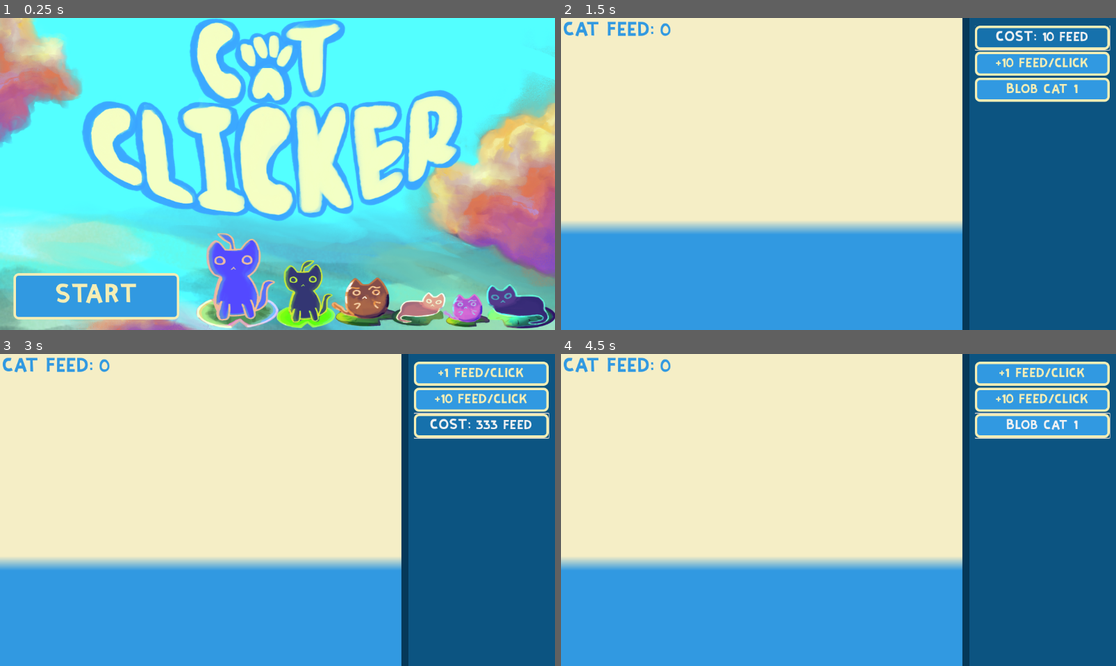
Above: before the commit, frames 1-4 (two rows, left to right).
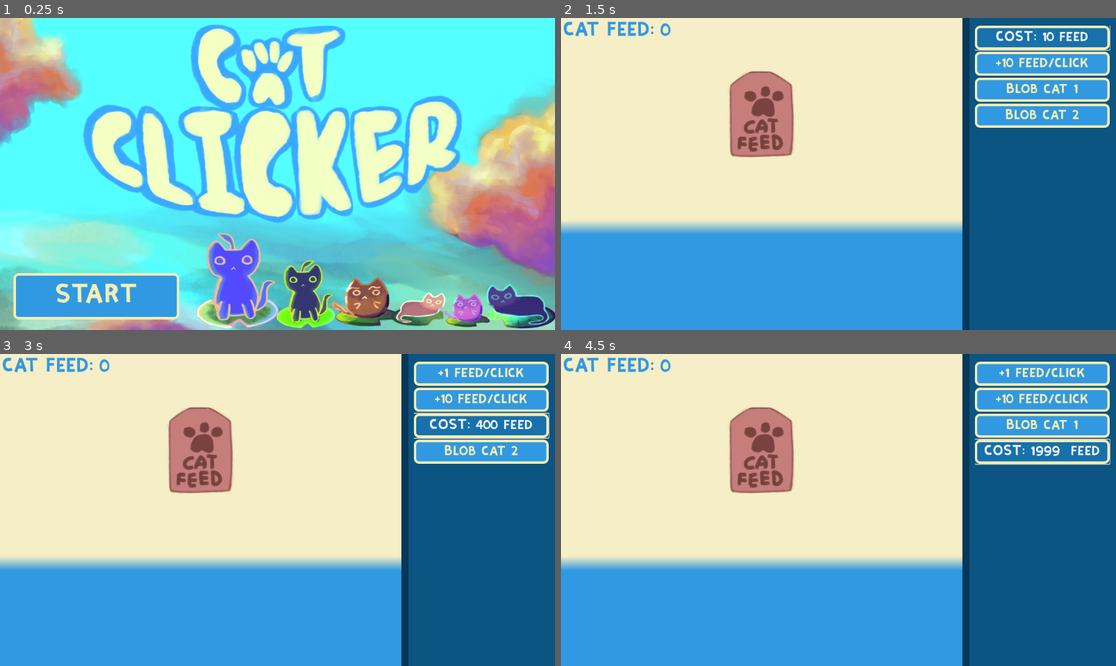
Above: after the commit, the same moments.

Repository: variidian/clicker-game
Game: Godot game, scene res://scenes/start_menu.tscn
The game is run twice, just before and just after one commit, with the same random seed, the same clock (stepped at 60 frames per second) and the same inputs.
Inputs (mouse positions are in pixels of both pictures, inside the frame that each line leads up to):
- Up to frame 1 (0.25 s): no input
- Up to frame 2 (1.5 s): click "START" at 0.5 s; click "+1 feed/click" at 1.25 s
- Up to frame 3 (3 s): click "COST: 10 feed" at 2 s; click "Blob cat 1" at 2.75 s
- Up to frame 4 (4.5 s): click "COST: 333 feed" (after the commit: "COST: 40 0 feed") at 3.5 s; click (1043, 450) at 4.25 s, where only the run after the commit has a clickable "Blob cat 2"

The runs differ from the first frame. In frame 1, 7.8% of the frame differs, in the area x 14-100%, y 0-66%; in frame 2, 4.9%; in frame 3, 5.1%; in frame 4, 5.4%.

Commit message:
animations/sprites
- another blobcat
- movement animations for both blobcats
-  main menu animation
- sprite + animation of logo

Diff:
--- a/scenes/main_scene.gd
+++ b/scenes/main_scene.gd
@@ -3,25 +3,30 @@
 @onready var button = $ScrollContainer/VBoxContainer/Button
 @onready var button2 = $ScrollContainer/VBoxContainer/Button2
 @onready var button3 = $ScrollContainer/VBoxContainer/Button3
+@onready var button4 = $ScrollContainer/VBoxContainer/Button4
 @onready var clicky = int(0)
 @onready var additional_clicks = 0
 @onready var animation = $AnimationPlayer
+@onready var blobcat1_bought := false
+@onready var blobcat2_bought := false
+@onready var catfeed_animation = $cat_feed_animation
+@onready var blobcat2_animation = $blobcat2_animation
 var can_click := false
 func _on_button_mouse_entered() -> void: #show price on hover
 	button.text = 'COST: 10  feed'
-	can_click = false
 func _on_button_mouse_exited() -> void:  #remove price after hover
 	button.text = '+1 feed/click'
 
 func _on_button_2_mouse_entered() -> void:
 	button2.text = 'COST: 99  feed'
-	can_click = false
 func _on_button_2_mouse_exited() -> void:
 	button2.text = '+10  feed/click'
 
 func _on_button_3_mouse_entered() -> void:
-	button3.text = "COST: 333 feed"
-	can_click = false
+	if not blobcat1_bought:
+		button3.text = "COST: 40 0  feed"
+	else:
+		button3.text = "BOUGHT"
 func _on_button_3_mouse_exited() -> void:
 	button3.text = "Blob cat 1"
 
@@ -30,6 +35,8 @@
 	if can_click:
 		if Input.is_action_just_pressed("click"):
 			clicky += int(1) + int(additional_clicks)
+			catfeed_animation.play("catfeed")
+			click.play()
 
 
 
@@ -46,13 +53,54 @@
 
 
 func _on_button_3_pressed() -> void: #blob cat (purchase)
-	if clicky >= 333:
-		clicky -= 333
+	if clicky >= 400 and not blobcat1_bought:
+		clicky -= 400
 		animation.play("blobcat1_entry")
+		random_meow()
+		blobcat1_bought = true
 
-
+func random_meow():
+	var random_float = randf()
+	randomize()
+	if random_float <= 0.32:
+		meow.play()
+	if random_float >= 0.33 and random_float <= 0.66:
+		meow1.play()
+	if random_float >= 0.67:
+		meow2.play()
 
 func _on_area_2d_mouse_entered() -> void:
 	can_click = true
 func _on_area_2d_mouse_exited() -> void:
 	can_click = false
+
+
+func _on_meow_2d_mouse_entered() -> void:
+	random_meow()
+
+
+func _on_animation_player_animation_finished(anim_name: StringName) -> void:
+	if anim_name == "blobcat1_entry":
+		animation.play("blobcat1_move")
+		print("blobcat1 entry finished - starting movement")
+
+
+func _on_button_4_mouse_entered() -> void:
+	if not blobcat2_bought:
+			button4.text = "COST: 1999  feed"
+	else:
+		button4.text = "BOUGHT"
+func _on_button_4_mouse_exited() -> void:
+	button4.text = "Blob cat 2"
+func _on_button_4_pressed() -> void:
+	if clicky >= 1999 and not blobcat2_bought:
+		clicky -= 1999
+		blobcat2_animation.play("blobcat2_entry")
+		random_meow()
+		blobcat2_bought = true
+
+
+func _on_blobcat_2_animation_animation_finished(anim_name: StringName) -> void:
+	if anim_name == "blobcat2_entry":
+		blobcat2_animation.play("blobcat2_move")
+		print("blobcat2 entry finished - starting movement")
--- a/scenes/main_scene.tscn
+++ b/scenes/main_scene.tscn
@@ -1,8 +1,10 @@
-[gd_scene load_steps=11 format=3 uid="uid://1dv6ilarv55s"]
+[gd_scene load_steps=21 format=3 uid="uid://1dv6ilarv55s"]
 
 [ext_resource type="Script" uid="uid://ih4sb51jg2l2" path="res://scenes/main_scene.gd" id="1_pw63i"]
 [ext_resource type="Theme" uid="uid://bodvmfg5g7y4n" path="res://assets/theme.tres" id="1_w2twt"]
 [ext_resource type="Texture2D" uid="uid://bbm8ihna3gjks" path="res://assets/blobcat1.png" id="3_7ykc4"]
+[ext_resource type="Texture2D" uid="uid://vdbwyw60vnmd" path="res://assets/cat_feed.png" id="4_pu3yx"]
+[ext_resource type="Texture2D" uid="uid://bgpngeaoshuw5" path="res://assets/blobcat2.png" id="5_gubc5"]
 
 [sub_resource type="StyleBoxFlat" id="StyleBoxFlat_pw63i"]
 bg_color = Color(0.9607843, 0.93333334, 0.7764706, 1)
@@ -18,13 +20,55 @@
 border_width_left = 15
 border_color = Color(0.021848112, 0.21956176, 0.34773603, 1)
 
+[sub_resource type="RectangleShape2D" id="RectangleShape2D_pu3yx"]
+size = Vector2(186.26892, 429.42935)
+
+[sub_resource type="Animation" id="Animation_gubc5"]
+length = 0.001
+tracks/0/type = "value"
+tracks/0/imported = false
+tracks/0/enabled = true
+tracks/0/path = NodePath("blobcat1:position")
+tracks/0/interp = 1
+tracks/0/loop_wrap = true
+tracks/0/keys = {
+"times": PackedFloat32Array(0),
+"transitions": PackedFloat32Array(1),
+"update": 0,
+"values": [Vector2(-168, 445)]
+}
+tracks/1/type = "value"
+tracks/1/imported = false
+tracks/1/enabled = true
+tracks/1/path = NodePath("Sprite2D:scale")
+tracks/1/interp = 1
+tracks/1/loop_wrap = true
+tracks/1/keys = {
+"times": PackedFloat32Array(0),
+"transitions": PackedFloat32Array(1),
+"update": 0,
+"values": [Vector2(0.6650001, 0.65625)]
+}
+tracks/2/type = "value"
+tracks/2/imported = false
+tracks/2/enabled = true
+tracks/2/path = NodePath("blobcat2:position")
+tracks/2/interp = 1
+tracks/2/loop_wrap = true
+tracks/2/keys = {
+"times": PackedFloat32Array(0),
+"transitions": PackedFloat32Array(1),
+"update": 0,
+"values": [Vector2(80, 464.99997)]
+}
+
 [sub_resource type="Animation" id="Animation_pu3yx"]
 resource_name = "blobcat1_entry"
 length = 3.0
 tracks/0/type = "value"
 tracks/0/imported = false
 tracks/0/enabled = true
-tracks/0/path = NodePath("Sprite2D:position")
+tracks/0/path = NodePath("blobcat1:position")
 tracks/0/interp = 1
 tracks/0/loop_wrap = true
 tracks/0/keys = {
@@ -34,29 +78,110 @@
 "values": [Vector2(-168, 445), Vector2(39, 493), Vector2(162, 388), Vector2(224, 444), Vector2(197, 450.99997)]
 }
 
-[sub_resource type="Animation" id="Animation_gubc5"]
-length = 0.001
-tracks/0/type = "value"
-tracks/0/imported = false
-tracks/0/enabled = true
-tracks/0/path = NodePath("Sprite2D:position")
-tracks/0/interp = 1
-tracks/0/loop_wrap = true
-tracks/0/keys = {
-"times": PackedFloat32Array(0),
-"transitions": PackedFloat32Array(1),
-"update": 0,
-"values": [Vector2(-168, 445)]
+[sub_resource type="Animation" id="Animation_7ykc4"]
+resource_name = "blobcat1_move"
+length = 17.0
+loop_mode = 2
+tracks/0/type = "value"
+tracks/0/imported = false
+tracks/0/enabled = true
+tracks/0/path = NodePath("blobcat1:position")
+tracks/0/interp = 1
+tracks/0/loop_wrap = true
+tracks/0/keys = {
+"times": PackedFloat32Array(0, 1.5333333, 2.291698, 3.5333333, 5, 6.1666665, 8.166667, 10.1, 12.4, 13.966666, 16.966667),
+"transitions": PackedFloat32Array(1, 1, 1, 1, 1, 1, 1, 1, 1, 1, 1),
+"update": 0,
+"values": [Vector2(197, 450.99997), Vector2(150.99998, 422), Vector2(150.99998, 422), Vector2(150, 389), Vector2(280, 403.99997), Vector2(379, 405), Vector2(379, 405), Vector2(466, 472.99997), Vector2(559, 447), Vector2(647, 382), Vector2(647, 382)]
+}
+
+[sub_resource type="Animation" id="Animation_18nlu"]
+resource_name = "blobcat2_move"
+length = 12.0
+loop_mode = 2
+tracks/0/type = "value"
+tracks/0/imported = false
+tracks/0/enabled = true
+tracks/0/path = NodePath("blobcat2:position")
+tracks/0/interp = 1
+tracks/0/loop_wrap = true
+tracks/0/keys = {
+"times": PackedFloat32Array(0, 1.0071187, 2.5333333, 4.0666666, 5.076561, 6.6666665, 8.1, 9.413431, 12),
+"transitions": PackedFloat32Array(1, 1, 1, 1, 1, 1, 1, 1, 1),
+"update": 0,
+"values": [Vector2(976, 368), Vector2(976, 368), Vector2(912.99994, 405), Vector2(846.99994, 419), Vector2(846.99994, 419), Vector2(925, 450), Vector2(1000, 388.99997), Vector2(1000, 388.99997), Vector2(939.99994, 390)]
 }
 
 [sub_resource type="AnimationLibrary" id="AnimationLibrary_rt2n2"]
 _data = {
 &"RESET": SubResource("Animation_gubc5"),
-&"blobcat1_entry": SubResource("Animation_pu3yx")
+&"blobcat1_entry": SubResource("Animation_pu3yx"),
+&"blobcat1_move": SubResource("Animation_7ykc4"),
+&"blobcat2_move": SubResource("Animation_18nlu")
 }
 
 [sub_resource type="RectangleShape2D" id="RectangleShape2D_7ykc4"]
-size = Vector2(809, 435)
+size = Vector2(190, 225)
+
+[sub_resource type="Animation" id="Animation_rt2n2"]
+resource_name = "catfeed"
+length = 0.5
+tracks/0/type = "value"
+tracks/0/imported = false
+tracks/0/enabled = true
+tracks/0/path = NodePath("Sprite2D:scale")
+tracks/0/interp = 1
+tracks/0/loop_wrap = true
+tracks/0/keys = {
+"times": PackedFloat32Array(0, 0.26666668, 0.5),
+"transitions": PackedFloat32Array(1, 1, 1),
+"update": 0,
+"values": [Vector2(0.6650001, 0.65625), Vector2(0.4, 0.5), Vector2(0.6650001, 0.65625)]
+}
+
+[sub_resource type="AnimationLibrary" id="AnimationLibrary_c16ls"]
+_data = {
+&"catfeed": SubResource("Animation_rt2n2")
+}
+
+[sub_resource type="Animation" id="Animation_c16ls"]
+resource_name = "blobcat2_entry"
+length = 5.0
+tracks/0/type = "value"
+tracks/0/imported = false
+tracks/0/enabled = true
+tracks/0/path = NodePath("blobcat2:position")
+tracks/0/interp = 1
+tracks/0/loop_wrap = true
+tracks/0/keys = {
+"times": PackedFloat32Array(0, 1.1, 2.0666666, 3.1, 3.9666667, 5),
+"transitions": PackedFloat32Array(1, 1, 1, 1, 1, 1),
+"update": 0,
+"values": [Vector2(80, 464.99997), Vector2(467, 452), Vector2(672, 415.00003), Vector2(773, 414), Vector2(990, 456), Vector2(976, 368)]
+}
+
+[sub_resource type="Animation" id="Animation_c1pb6"]
+resource_name = "blobcat2_move"
+length = 12.0
+loop_mode = 2
+tracks/0/type = "value"
+tracks/0/imported = false
+tracks/0/enabled = true
+tracks/0/path = NodePath("blobcat2:position")
+tracks/0/interp = 1
+tracks/0/loop_wrap = true
+tracks/0/keys = {
+"times": PackedFloat32Array(0, 1.0071187, 2.5333333, 4.0666666, 5.076561, 6.6666665, 8.1, 9.413431, 12),
+"transitions": PackedFloat32Array(1, 1, 1, 1, 1, 1, 1, 1, 1),
+"update": 0,
+"values": [Vector2(976, 368), Vector2(976, 368), Vector2(912.99994, 405), Vector2(846.99994, 419), Vector2(846.99994, 419), Vector2(925, 450), Vector2(1000, 388.99997), Vector2(1000, 388.99997), Vector2(939.99994, 390)]
+}
+
+[sub_resource type="AnimationLibrary" id="AnimationLibrary_6wevv"]
+_data = {
+&"blobcat2_entry": SubResource("Animation_c16ls"),
+&"blobcat2_move": SubResource("Animation_c1pb6")
+}
 
 [node name="main_scene" type="Node2D"]
 script = ExtResource("1_pw63i")
@@ -71,6 +196,7 @@
 offset_top = 420.0
 offset_right = 1152.0
 offset_bottom = 648.0
+mouse_filter = 1
 theme_override_styles/panel = SubResource("StyleBoxFlat_7ykc4")
 
 [node name="shop" type="Panel" parent="."]
@@ -110,6 +236,13 @@
 theme = ExtResource("1_w2twt")
 text = "Blob cat 1"
 
+[node name="Button4" type="Button" parent="ScrollContainer/VBoxContainer"]
+custom_minimum_size = Vector2(280, 50)
+layout_mode = 2
+size_flags_vertical = 2
+theme = ExtResource("1_w2twt")
+text = "Blob cat 2"
+
 [node name="Label" type="Label" parent="."]
 offset_left = 4.0
 offset_top = 12.0
@@ -118,11 +251,17 @@
 theme = ExtResource("1_w2twt")
 text = "CAT FEED: 0"
 
-[node name="Sprite2D" type="Sprite2D" parent="."]
+[node name="blobcat1" type="Sprite2D" parent="."]
 position = Vector2(-168, 445)
 scale = Vector2(0.64673907, 0.666)
 texture = ExtResource("3_7ykc4")
 
+[node name="meow2d" type="Area2D" parent="blobcat1"]
+
+[node name="CollisionShape2D" type="CollisionShape2D" parent="blobcat1/meow2d"]
+position = Vector2(-69.57984, 7.5075655)
+shape = SubResource("RectangleShape2D_pu3yx")
+
 [node name="AnimationPlayer" type="AnimationPlayer" parent="."]
 libraries = {
 &"": SubResource("AnimationLibrary_rt2n2")
@@ -131,8 +270,28 @@
 [node name="Area2D" type="Area2D" parent="."]
 
 [node name="CollisionShape2D" type="CollisionShape2D" parent="Area2D"]
-position = Vector2(419.5, 218)
+position = Vector2(417, 202.5)
 shape = SubResource("RectangleShape2D_7ykc4")
+
+[node name="Sprite2D" type="Sprite2D" parent="."]
+position = Vector2(414, 196.00002)
+scale = Vector2(0.6650001, 0.65625)
+texture = ExtResource("4_pu3yx")
+
+[node name="blobcat2" type="Sprite2D" parent="."]
+position = Vector2(80, 464.99997)
+scale = Vector2(0.83816427, 0.786)
+texture = ExtResource("5_gubc5")
+
+[node name="cat_feed_animation" type="AnimationPlayer" parent="."]
+libraries = {
+&"": SubResource("AnimationLibrary_c16ls")
+}
+
+[node name="blobcat2_animation" type="AnimationPlayer" parent="."]
+libraries = {
+&"": SubResource("AnimationLibrary_6wevv")
+}
 
 [connection signal="mouse_entered" from="ScrollContainer/VBoxContainer/Button" to="." method="_on_button_mouse_entered"]
 [connection signal="mouse_exited" from="ScrollContainer/VBoxContainer/Button" to="." method="_on_button_mouse_exited"]
@@ -143,5 +302,11 @@
 [connection signal="mouse_entered" from="ScrollContainer/VBoxContainer/Button3" to="." method="_on_button_3_mouse_entered"]
 [connection signal="mouse_exited" from="ScrollContainer/VBoxContainer/Button3" to="." method="_on_button_3_mouse_exited"]
 [connection signal="pressed" from="ScrollContainer/VBoxContainer/Button3" to="." method="_on_button_3_pressed"]
+[connection signal="mouse_entered" from="ScrollContainer/VBoxContainer/Button4" to="." method="_on_button_4_mouse_entered"]
+[connection signal="mouse_exited" from="ScrollContainer/VBoxContainer/Button4" to="." method="_on_button_4_mouse_exited"]
+[connection signal="pressed" from="ScrollContainer/VBoxContainer/Button4" to="." method="_on_button_4_pressed"]
+[connection signal="mouse_entered" from="blobcat1/meow2d" to="." method="_on_meow_2d_mouse_entered"]
+[connection signal="animation_finished" from="AnimationPlayer" to="." method="_on_animation_player_animation_finished"]
 [connection signal="mouse_entered" from="Area2D" to="." method="_on_area_2d_mouse_entered"]
 [connection signal="mouse_exited" from="Area2D" to="." method="_on_area_2d_mouse_exited"]
+[connection signal="animation_finished" from="blobcat2_animation" to="." method="_on_blobcat_2_animation_animation_finished"]
--- a/scenes/start_menu.tscn
+++ b/scenes/start_menu.tscn
@@ -1,8 +1,9 @@
-[gd_scene load_steps=7 format=3 uid="uid://b3svx45nfwity"]
+[gd_scene load_steps=11 format=3 uid="uid://b3svx45nfwity"]
 
 [ext_resource type="Script" uid="uid://dlcyem62arvcm" path="res://scripts/start_menu.gd" id="1_m7x51"]
-[ext_resource type="Texture2D" uid="uid://cnm1603webnid" path="res://assets/start-menu.png" id="1_thu50"]
+[ext_resource type="Texture2D" uid="uid://cfap0625sygdj" path="res://assets/bg_menu.png" id="2_h61rw"]
 [ext_resource type="Theme" uid="uid://bodvmfg5g7y4n" path="res://assets/theme.tres" id="3_h61rw"]
+[ext_resource type="Texture2D" uid="uid://dkxkvt6pwnul8" path="res://assets/logo.png" id="4_fcv5n"]
 
 [sub_resource type="RectangleShape2D" id="RectangleShape2D_m7x51"]
 size = Vector2(173, 205)
@@ -13,12 +14,74 @@
 [sub_resource type="RectangleShape2D" id="RectangleShape2D_fcv5n"]
 size = Vector2(65, 148)
 
+[sub_resource type="Animation" id="Animation_4v6gu"]
+resource_name = "logo"
+length = 16.0
+loop_mode = 2
+tracks/0/type = "value"
+tracks/0/imported = false
+tracks/0/enabled = true
+tracks/0/path = NodePath("Sprite2D2:scale")
+tracks/0/interp = 1
+tracks/0/loop_wrap = true
+tracks/0/keys = {
+"times": PackedFloat32Array(0, 6.1, 8.9, 14.933333),
+"transitions": PackedFloat32Array(1, 1, 1, 1),
+"update": 0,
+"values": [Vector2(1, 0.9814816), Vector2(0.9, 0.9), Vector2(0.9, 0.9), Vector2(1.1, 1.1)]
+}
+tracks/1/type = "value"
+tracks/1/imported = false
+tracks/1/enabled = true
+tracks/1/path = NodePath("Sprite2D2:rotation")
+tracks/1/interp = 1
+tracks/1/loop_wrap = true
+tracks/1/keys = {
+"times": PackedFloat32Array(0, 6.1666665, 8.9, 14.9),
+"transitions": PackedFloat32Array(1, 1, 1, 1),
+"update": 0,
+"values": [0.0, 0.13962634015954636, 0.13962634015954636, -0.08212806]
+}
+
+[sub_resource type="Animation" id="Animation_nxjfj"]
+length = 0.001
+tracks/0/type = "value"
+tracks/0/imported = false
+tracks/0/enabled = true
+tracks/0/path = NodePath("Sprite2D2:scale")
+tracks/0/interp = 1
+tracks/0/loop_wrap = true
+tracks/0/keys = {
+"times": PackedFloat32Array(0),
+"transitions": PackedFloat32Array(1),
+"update": 0,
+"values": [Vector2(1, 0.9814816)]
+}
+tracks/1/type = "value"
+tracks/1/imported = false
+tracks/1/enabled = true
+tracks/1/path = NodePath("Sprite2D2:rotation")
+tracks/1/interp = 1
+tracks/1/loop_wrap = true
+tracks/1/keys = {
+"times": PackedFloat32Array(0),
+"transitions": PackedFloat32Array(1),
+"update": 0,
+"values": [0.0]
+}
+
+[sub_resource type="AnimationLibrary" id="AnimationLibrary_u4qax"]
+_data = {
+&"RESET": SubResource("Animation_nxjfj"),
+&"logo": SubResource("Animation_4v6gu")
+}
+
 [node name="start-menu" type="Node2D"]
 script = ExtResource("1_m7x51")
 
 [node name="Sprite2D" type="Sprite2D" parent="."]
 position = Vector2(576, 324)
-texture = ExtResource("1_thu50")
+texture = ExtResource("2_h61rw")
 
 [node name="Button" type="Button" parent="."]
 offset_left = 28.0
@@ -55,5 +118,15 @@
 position = Vector2(1083, 574)
 shape = SubResource("RectangleShape2D_h61rw")
 
+[node name="Sprite2D2" type="Sprite2D" parent="."]
+position = Vector2(576, 330.00003)
+scale = Vector2(1, 0.9814816)
+texture = ExtResource("4_fcv5n")
+
+[node name="AnimationPlayer" type="AnimationPlayer" parent="."]
+libraries = {
+&"": SubResource("AnimationLibrary_u4qax")
+}
+
 [connection signal="pressed" from="Button" to="." method="_on_button_pressed"]
 [connection signal="mouse_entered" from="Area2D" to="." method="_on_area_2d_mouse_entered"]
--- a/scripts/start_menu.gd
+++ b/scripts/start_menu.gd
@@ -1,6 +1,7 @@
 extends Node2D
-
-
+@onready var animation = $AnimationPlayer
+func _ready():
+	animation.play("logo")
 func _on_button_pressed() -> void: #start game button
 	click.play()
 	get_tree().change_scene_to_file("res://scenes/main_scene.tscn")
Binary file added: assets/bg_menu.png
Not shown, added: assets/bg_menu.png.import
Binary file added: assets/cat_feed.png
Not shown, added: assets/cat_feed.png.import
Binary file added: assets/logo.png
Not shown, added: assets/logo.png.import
